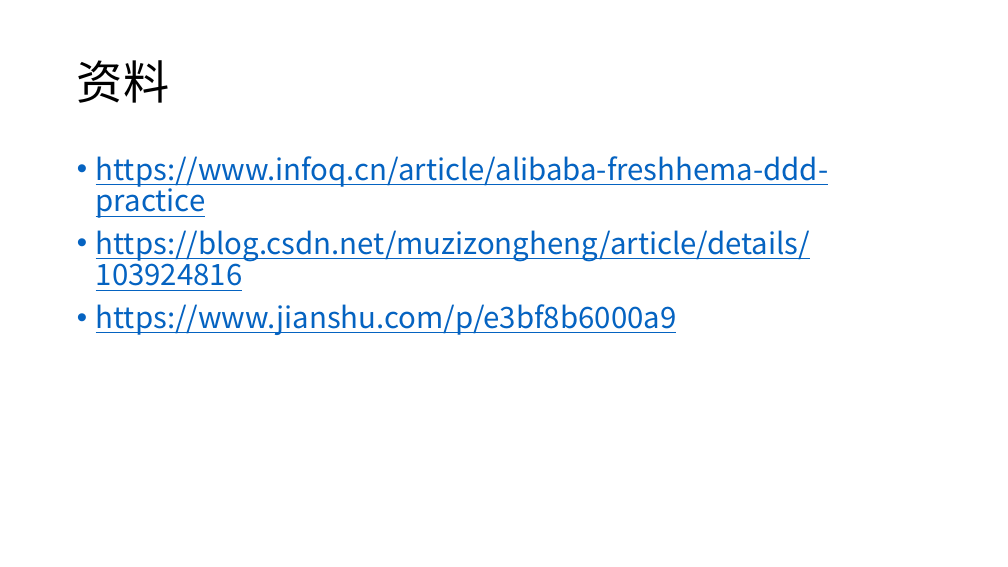
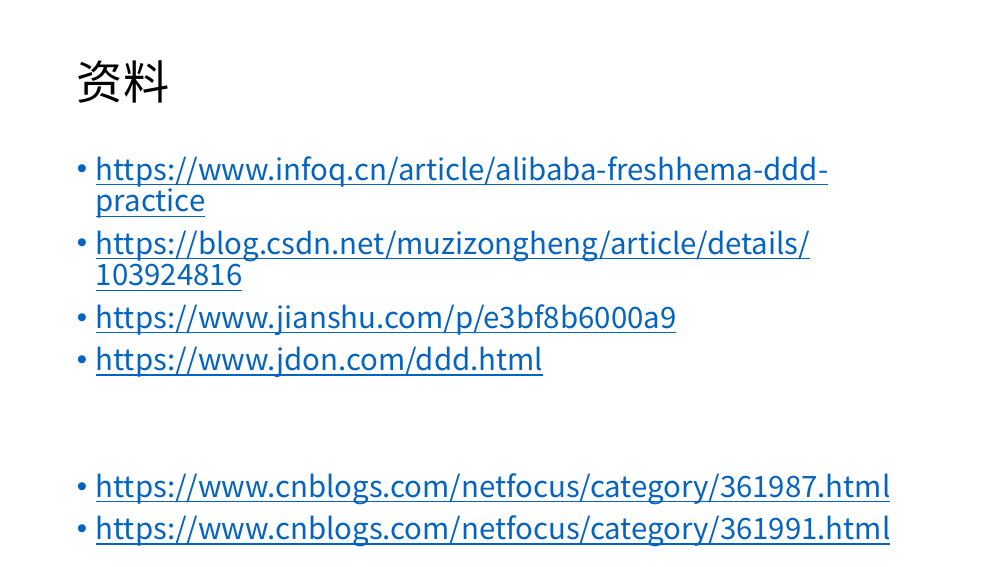
Before and after one commit to axzxs2001/DDD_Sample, a slide deck: slide 2 of DDD_Sample/Docs/DDD.pptx. Drawn at 1008x567 pixels with LibreOffice and Linux fonts; fonts in the diff are those of the drawing. Boxes give left, top, right and bottom in pixels: in the first picture for what was removed or moved away, otherwise in the second. Text is boxed around its words. In the diff, an @@ line names an element or a change of style, - is before the commit and + after.

Commit message:
ppt

```diff
--- a/DDD_Sample/Docs/DDD.pptx
+++ b/DDD_Sample/Docs/DDD.pptx
@@ text at (x1=96, y1=346, x2=891, y2=547): paragraphs added @@
+• https://www.jdon.com/ddd.html
+• https://www.cnblogs.com/netfocus/category/361987.html
+• https://www.cnblogs.com/netfocus/category/361991.html
```
